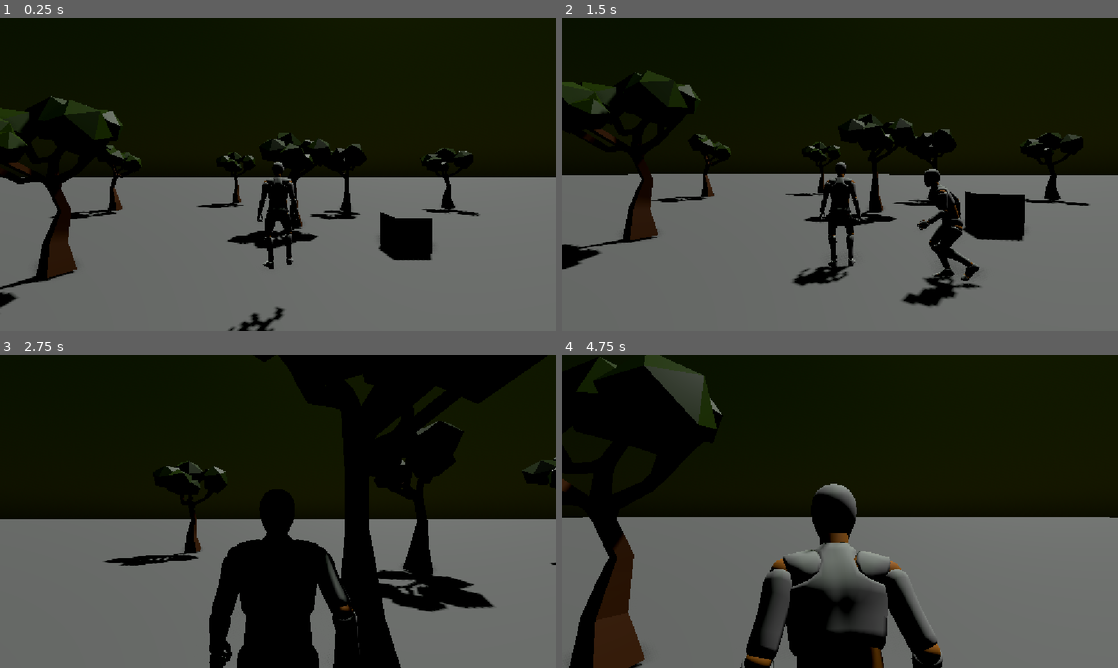
Above: before the commit, frames 1-4 (two rows, left to right).
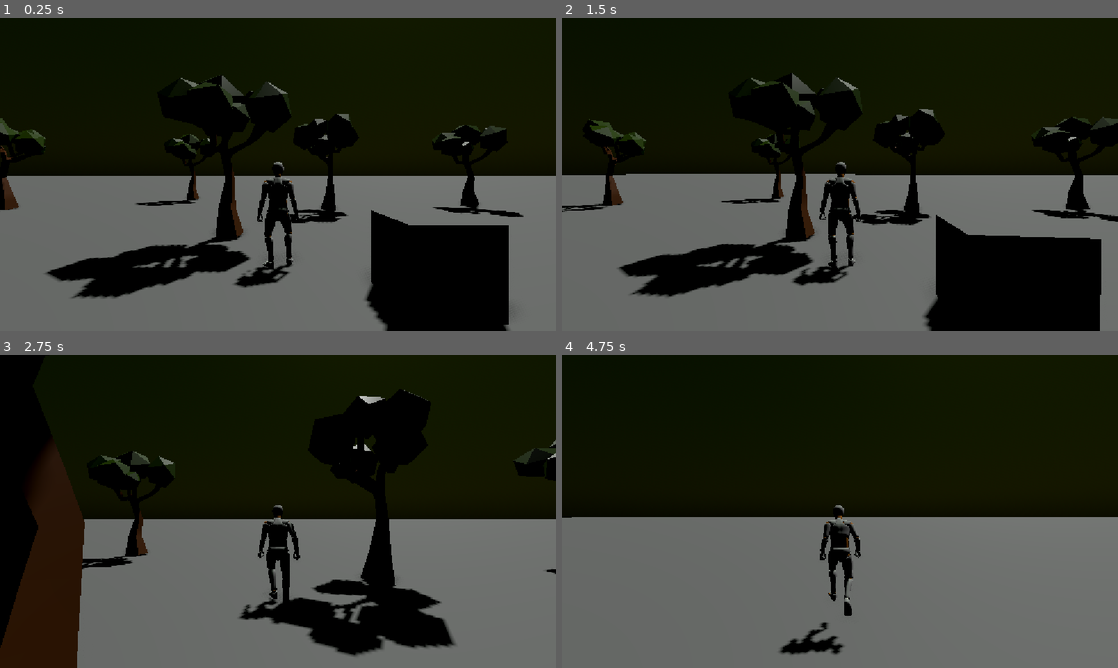
Above: after the commit, the same moments.

Repository: SamuelRodriguesMGR/dark-low-poly
Game: Godot game, scene res://Scenes/game.tscn
Two runs of this game, one before a commit and one after it. Both use one fixed random seed, a clock stepped at 60 frames per second and the inputs below.
Inputs (mouse positions are in pixels of both pictures, inside the frame that each line leads up to):
- Up to frame 1 (0.25 s): no input
- Up to frame 2 (1.5 s): move the mouse to (867, 174) at 0.52 s; hold W (up) from 0.53 s (still down); click (867, 174) at 0.6 s; tap Space (jump) at 0.77 s; move the mouse to (812, 174) at 1.27 s; click (812, 174) at 1.35 s
- Up to frame 3 (2.75 s): keep holding W (up); tap Space (jump) at 1.52 s; move the mouse to (289, 505) at 2.02 s; tap F (roll) at 2.1 s; click (289, 505) at 2.3 s
- Up to frame 4 (4.75 s): keep holding W (up); move the mouse to (834, 517) at 2.77 s; tap Shift (run) at 2.85 s; tap Space (jump) at 3.02, 3.77, 4.52 s; click (834, 517) at 3.05 s; move the mouse to (878, 514) at 3.52 s; tap Mouse wheel up (zoom_camera_in) at 3.6 s; click (878, 514) at 3.8 s; move the mouse to (795, 508) at 4.27 s; tap Mouse wheel down (zoom_camera_out) at 4.35 s; click (795, 508) at 4.55 s

The runs differ from the first frame. In frame 1, 19% of the frame differs, in the area x 0-100%, y 18-100%; in frame 2, 21%; in frame 3, 23%, in the area x 0-100%, y 0-100%; in frame 4, 15%.

Commit message:
enemy attack

Diff:
--- a/Scenes/Characters/Enemies/EnemyFSM.gd
+++ b/Scenes/Characters/Enemies/EnemyFSM.gd
@@ -12,6 +12,7 @@
 var run_value: float = 0.0
 var previous_can_move: bool = true
 var lock_movement_during_attack: bool = true
+var attack : bool = false
 
 
 func _init() -> void:
@@ -32,8 +33,8 @@
 		states.locomotion:
 			if (
 				parent.can_move
-				and parent.is_on_floor() and false
-				#and Input.is_action_just_pressed(&"attack")
+				and parent.is_on_floor()
+				and parent.attack_component.body_enterned(parent.player)
 			):
 				return states.attack
 
@@ -61,6 +62,7 @@
 				ATTACK_REQUEST,
 				AnimationNodeOneShot.ONE_SHOT_REQUEST_FIRE
 			)
+			parent.attack_component.activate = true
 
 
 func _exit_state(exited_state: int) -> void:
--- a/Scenes/Characters/Enemies/enemy.gd
+++ b/Scenes/Characters/Enemies/enemy.gd
@@ -6,7 +6,7 @@
 
 @onready var player : CharacterBody3D = get_tree().current_scene.get_node("Player")
 @onready var aim_raycast: RayCast3D = $RayCast3D
-
+@onready var attack_component = %AttackComponent
 
 ##Процессы больше с движением, прыжком, гравитацией
 func _physics_process(delta):
@@ -22,6 +22,9 @@
 
 
 func _enemy_movement():
+	if !player:
+		return
+
 	var distance_to_player : float = (player.position - global_position).length()
 	aim_raycast.target_position = player.position - global_position
 
@@ -47,3 +50,7 @@
 		target_yaw,
 		weight
 	)
+
+
+func _on_attack_component_body_entered(body):
+	pass # Replace with function body.
--- a/Scenes/Characters/Enemies/enemy.tscn
+++ b/Scenes/Characters/Enemies/enemy.tscn
@@ -6,8 +6,11 @@
 [ext_resource type="PackedScene" uid="uid://c1lukijwwdqfj" path="res://Assets/Models/Character_anim.glb" id="3_67xvd"]
 [ext_resource type="AnimationLibrary" uid="uid://b0lwodwutl3g7" path="res://Assets/PlayerAnim.res" id="4_rmt0q"]
 [ext_resource type="AnimationNodeBlendTree" uid="uid://24mnohxib5k3" path="res://Assets/animTree.tres" id="6_rmt0q"]
+[ext_resource type="Script" uid="uid://3jpy61eocu2i" path="res://Scenes/Components/attack_component.gd" id="7_lij3b"]
 
 [sub_resource type="CapsuleShape3D" id="CapsuleShape3D_3dryh"]
+
+[sub_resource type="SphereShape3D" id="SphereShape3D_lij3b"]
 
 [node name="Enemy" unique_id=1386123188 instance=ExtResource("1_wxnum")]
 script = ExtResource("2_c7fqo")
@@ -21,47 +24,47 @@
 transform = Transform3D(-1, 0, -8.742278e-08, 0, 1, 0, 8.742278e-08, 0, -1, 0, 0, 0)
 
 [node name="Skeleton3D" parent="VisualRoot/Character_anim/Rigged Human Mannequin man (Rigify)" parent_id_path=PackedInt32Array(31581599, 2119990091) index="0" unique_id=86299159]
-bones/0/position = Vector3(7.6354726e-16, 0.75449795, -0.021882724)
-bones/0/rotation = Quaternion(0.051292226, 2.3810472e-07, 1.2229011e-08, 0.99868375)
+bones/0/position = Vector3(7.6354705e-16, 0.7395173, -0.020664927)
+bones/0/rotation = Quaternion(0.052125037, 2.380945e-07, 1.2427582e-08, 0.99864066)
 bones/1/rotation = Quaternion(-0.04335061, -1.19097216e-07, -1.5503387e-08, 0.99906)
-bones/2/rotation = Quaternion(0.03428124, -1.1914289e-07, 4.0865142e-09, 0.9994123)
-bones/3/rotation = Quaternion(0.075090334, 1.0650512e-07, -4.903557e-09, 0.99717677)
-bones/4/rotation = Quaternion(0.048462197, 1.4391384e-07, 3.930099e-08, 0.9988251)
+bones/2/rotation = Quaternion(0.04172215, -1.1910994e-07, 4.9734803e-09, 0.9991293)
+bones/3/rotation = Quaternion(0.08293132, 1.0654125e-07, -4.0658117e-09, 0.9965553)
+bones/4/rotation = Quaternion(0.040597737, 1.4393534e-07, 3.651238e-08, 0.99917567)
 bones/5/rotation = Quaternion(-0.0023963037, -3.593287e-08, 6.644879e-08, 0.99999714)
-bones/6/rotation = Quaternion(-0.13242894, -8.2910205e-08, -1.197563e-07, 0.9911925)
-bones/7/position = Vector3(0.08915554, 0.82912743, -0.0032878183)
-bones/7/rotation = Quaternion(0.98878956, 0.09824132, 0.0053590517, 0.11231722)
-bones/7/scale = Vector3(1.0140091, 0.9725596, 1.0140094)
-bones/8/rotation = Quaternion(-3.2145764e-09, -0.10717619, 3.8179046e-08, 0.9942401)
-bones/9/rotation = Quaternion(0.3493622, -0.10726277, 0.03970857, 0.9299807)
-bones/9/scale = Vector3(0.99927384, 0.9840796, 1.0177703)
+bones/6/rotation = Quaternion(-0.1514413, -8.11907e-08, -1.23267e-07, 0.9884663)
+bones/7/position = Vector3(0.08915555, 0.81410897, -0.0019194074)
+bones/7/rotation = Quaternion(0.9853722, 0.10832483, 0.006018702, 0.13142027)
+bones/7/scale = Vector3(1.0151777, 0.9703218, 1.0151777)
+bones/8/rotation = Quaternion(-3.3521296e-08, -0.106476806, -2.8455183e-08, 0.99431527)
+bones/9/rotation = Quaternion(0.3913669, -0.10553859, 0.044759493, 0.91306645)
+bones/9/scale = Vector3(0.99922574, 0.97854936, 1.0237604)
 bones/10/rotation = Quaternion(-2.234976e-08, -0.010298346, -5.281195e-09, 0.9999471)
-bones/11/rotation = Quaternion(-0.64147645, -0.010217219, 0.04379348, 0.76582354)
-bones/11/scale = Vector3(0.9872427, 0.9876452, 1.0257006)
+bones/11/rotation = Quaternion(-0.6593823, -0.010278339, 0.045545593, 0.75035655)
+bones/11/scale = Vector3(0.986226, 0.9861956, 1.0282447)
 bones/12/rotation = Quaternion(0.034747213, 0.9539967, -0.29760763, 0.010616786)
 bones/12/scale = Vector3(0.9998775, 1.0001333, 0.99999547)
-bones/13/position = Vector3(-0.08915554, 0.82912743, -0.003287822)
-bones/13/rotation = Quaternion(0.96598047, -0.12231783, -0.006672278, 0.22776206)
-bones/13/scale = Vector3(1.0131383, 0.97423244, 1.0131384)
-bones/14/rotation = Quaternion(-3.7130906e-08, 0.0803872, -1.8468077e-08, 0.9967637)
-bones/15/rotation = Quaternion(0.32262293, 0.08064072, -0.0271394, 0.9426956)
-bones/15/scale = Vector3(0.99930644, 0.9872302, 1.0143535)
+bones/13/position = Vector3(-0.08915554, 0.8141091, -0.0019194186)
+bones/13/rotation = Quaternion(0.95886767, -0.13115095, -0.007287306, 0.25163317)
+bones/13/scale = Vector3(1.0143952, 0.97181934, 1.0143954)
+bones/14/rotation = Quaternion(-2.913128e-09, 0.07965981, -4.737213e-08, 0.9968222)
+bones/15/rotation = Quaternion(0.3684476, 0.07903582, -0.03105134, 0.9257621)
+bones/15/scale = Vector3(0.99925286, 0.98181236, 1.0202262)
 bones/16/rotation = Quaternion(3.44868e-08, -0.046625454, -1.3642253e-08, 0.99891245)
-bones/17/rotation = Quaternion(-0.5296396, -0.04552269, -0.057456087, 0.8450494)
-bones/17/scale = Vector3(0.9881635, 0.99435025, 1.01815)
+bones/17/rotation = Quaternion(-0.54855156, -0.046265323, -0.055234056, 0.8330066)
+bones/17/scale = Vector3(0.98678267, 0.992642, 1.0213522)
 bones/18/rotation = Quaternion(-0.0348938, 0.95396674, -0.29766965, -0.0110848285)
 bones/18/scale = Vector3(0.999867, 1.0001446, 0.9999955)
-bones/19/position = Vector3(0.082570046, 1.4336823, 0.045710314)
-bones/19/rotation = Quaternion(0.4984604, 0.3918386, 0.60064864, -0.48705345)
-bones/20/position = Vector3(0.18534303, 1.3690834, 0.025518283)
-bones/20/rotation = Quaternion(-0.072094694, 0.14090578, -0.98055685, 0.11600138)
-bones/20/scale = Vector3(1.0082155, 0.9837693, 1.0082154)
-bones/21/rotation = Quaternion(8.069897e-08, 0.020849843, -1.1857453e-07, 0.9997827)
-bones/22/rotation = Quaternion(0.25149637, 0.020632472, -0.005282511, 0.96762395)
-bones/22/scale = Vector3(1.0004227, 0.99341923, 1.0064176)
-bones/23/rotation = Quaternion(2.0011493e-08, -0.026620412, 2.123222e-09, 0.99964565)
-bones/24/rotation = Quaternion(0.10880753, -0.026847975, 0.031628024, 0.9931967)
-bones/24/scale = Vector3(0.99151766, 1.0160587, 0.99267876)
+bones/19/position = Vector3(0.082570046, 1.4172441, 0.057578262)
+bones/19/rotation = Quaternion(0.49066386, 0.3822518, 0.60679466, -0.49490684)
+bones/20/position = Vector3(0.18534307, 1.3533032, 0.035354264)
+bones/20/rotation = Quaternion(-0.074425116, 0.16135821, -0.9769422, 0.118357405)
+bones/20/scale = Vector3(1.008739, 0.9827484, 1.0087391)
+bones/21/rotation = Quaternion(-7.7204874e-08, 0.022229439, -1.441407e-09, 0.999753)
+bones/22/rotation = Quaternion(0.27323008, 0.022237578, -0.0062262765, 0.9616716)
+bones/22/scale = Vector3(1.0004596, 0.9919835, 1.0078969)
+bones/23/rotation = Quaternion(3.2365666e-08, -0.02826342, 2.0295946e-08, 0.9996006)
+bones/24/rotation = Quaternion(0.107362665, -0.028430272, 0.03166035, 0.99330896)
+bones/24/scale = Vector3(0.99097645, 1.017132, 0.9921802)
 bones/25/position = Vector3(0.0065984745, 0.12044685, 0.035507984)
 bones/25/rotation = Quaternion(0.274081, 0.6873801, -0.26912984, 0.6164069)
 bones/26/rotation = Quaternion(0.15018345, 2.8056688e-06, -1.0507719e-06, 0.9886582)
@@ -81,17 +84,17 @@
 bones/40/rotation = Quaternion(0.3919118, 0.61861014, -0.39735627, 0.55302316)
 bones/41/rotation = Quaternion(0.6552147, -8.7912274e-05, -0.00010131805, 0.75544274)
 bones/42/rotation = Quaternion(0.6819938, 0.00017138959, 0.00019311627, 0.73135793)
-bones/44/position = Vector3(-0.08257004, 1.4336823, 0.045710314)
-bones/44/rotation = Quaternion(0.49846035, -0.39183867, -0.6006486, -0.48705345)
-bones/45/position = Vector3(-0.18534309, 1.3690834, 0.025518287)
-bones/45/rotation = Quaternion(-0.072095245, -0.14090656, 0.98055667, 0.11600147)
-bones/45/scale = Vector3(1.0082275, 0.9837462, 1.0082273)
-bones/46/rotation = Quaternion(-3.0904697e-08, -0.020849766, -1.3552503e-08, 0.9997827)
-bones/47/rotation = Quaternion(0.25149778, -0.020632608, 0.0052825375, 0.96762353)
-bones/47/scale = Vector3(1.0004236, 0.99342036, 1.0064182)
-bones/48/rotation = Quaternion(-9.855536e-10, 0.026620457, -5.8230107e-08, 0.99964565)
-bones/49/rotation = Quaternion(0.10880809, 0.026847914, -0.031627893, 0.99319667)
-bones/49/scale = Vector3(0.99151725, 1.0160587, 0.99267864)
+bones/44/position = Vector3(-0.08257004, 1.4172441, 0.057578254)
+bones/44/rotation = Quaternion(0.49064946, -0.3822343, -0.6068057, -0.49492103)
+bones/45/position = Vector3(-0.18534301, 1.3533033, 0.03535428)
+bones/45/rotation = Quaternion(-0.074425176, -0.16135824, 0.9769422, 0.118357405)
+bones/45/scale = Vector3(1.0087395, 0.982748, 1.0087394)
+bones/46/rotation = Quaternion(-9.933284e-09, -0.02222979, 4.6693934e-08, 0.9997529)
+bones/47/rotation = Quaternion(0.2732305, -0.022237543, 0.0062263007, 0.9616715)
+bones/47/scale = Vector3(1.0004599, 0.9919838, 1.0078971)
+bones/48/rotation = Quaternion(-2.868935e-08, 0.028263528, 1.0892773e-07, 0.9996006)
+bones/49/rotation = Quaternion(0.10736213, 0.028430233, -0.03166028, 0.993309)
+bones/49/scale = Vector3(0.99097663, 1.017132, 0.9921803)
 bones/50/position = Vector3(-0.0065983804, 0.12044675, 0.035508014)
 bones/50/rotation = Quaternion(0.2740809, -0.6873802, 0.26912978, 0.6164068)
 bones/51/rotation = Quaternion(0.15018374, -2.8609459e-06, 1.0029707e-06, 0.98865813)
@@ -114,6 +117,16 @@
 
 [node name="AnimationPlayer" parent="VisualRoot/Character_anim" index="1" unique_id=1738823252]
 libraries/ = ExtResource("4_rmt0q")
+
+[node name="AttackComponent" type="Area3D" parent="VisualRoot" parent_id_path=PackedInt32Array(274596164) index="1" unique_id=476709901]
+unique_name_in_owner = true
+transform = Transform3D(1, 0, 0, 0, 1, 0, 0, 0, 1, 0, 0.9542302, -1.0257976)
+script = ExtResource("7_lij3b")
+damage_points = 20.0
+metadata/_custom_type_script = "uid://3jpy61eocu2i"
+
+[node name="CollisionShape3D" type="CollisionShape3D" parent="VisualRoot/AttackComponent" index="0" unique_id=1049650070]
+shape = SubResource("SphereShape3D_lij3b")
 
 [node name="FiniteStateMachine" parent="." index="2" unique_id=557007407]
 script = ExtResource("3_3ekg1")
--- a/Scenes/Components/attack_component.gd
+++ b/Scenes/Components/attack_component.gd
@@ -23,6 +23,9 @@
 	# Ошибка если нету коллизии
 	assert(collision != null)
 
+func body_enterned(body):
+	return body in get_overlapping_bodies()
+
 func _on_body_entered(body):
 	body_inside = true
 	timer.start(delay_attack)
--- a/Scenes/game.tscn
+++ b/Scenes/game.tscn
@@ -38,7 +38,7 @@
 [node name="Location" parent="." unique_id=234637573 instance=ExtResource("1_ebmjs")]
 
 [node name="Player" parent="." unique_id=1386123188 instance=ExtResource("2_qxrlw")]
-transform = Transform3D(1, 0, 0, 0, 1, 0, 0, 0, 1, -3.6865473, 1.5, 3.1801004)
+transform = Transform3D(1, 0, 0, 0, 1, 0, 0, 0, 1, -1.7999253, 0.50000095, -1.0563312)
 acceleration = 16.0
 deceleration = 20.0
 
